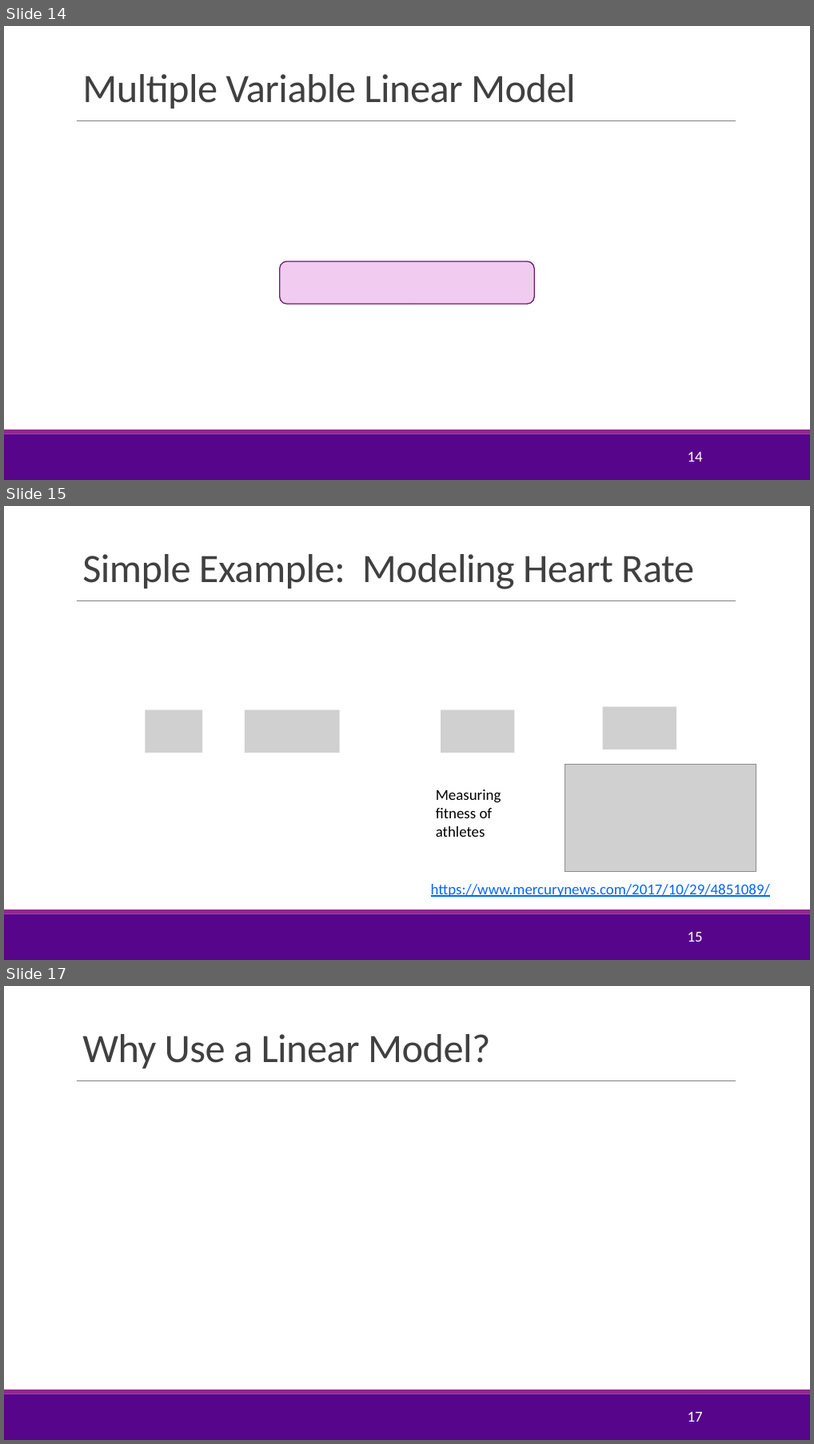
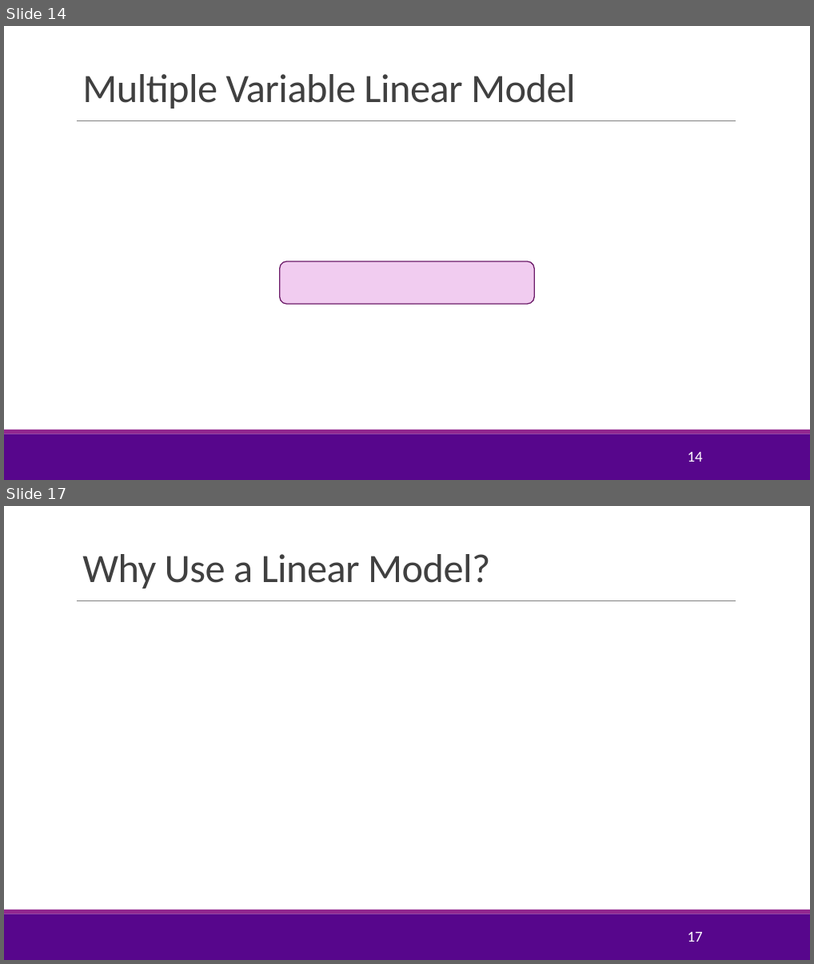
Before and after one commit to sdrangan/introml, a slide deck: lectures/Lect03_MultLinRegression.pptx. Shown one above the other, each under a label of ours: slides 14, 15 and 17 before the commit, slides 14 and 17 after it; the slides between them are not shown. The pictures are 814x1444 and 814x964 pixels, drawn with LibreOffice and Linux fonts; fonts in the diff are those of the drawing; grey boxes stand for pictures; background and template pictures are left out. Boxes give left, top, right and bottom in pixels: in the first picture for what was removed or moved away, otherwise in the second. Text is boxed around its words. In the diff, an @@ line names an element or a change of style, - is before the commit and + after.

```diff
--- a/lectures/Lect03_MultLinRegression.pptx
+++ b/lectures/Lect03_MultLinRegression.pptx
@@ slide 15 removed at bbox=[4, 506, 810, 960], background #FFFFFF; not listed: 3 template elements that a slide beside it also shows @@
@@ title removed at bbox=[82, 554, 694, 589] @@
-Simple Example: Modeling Heart Rate
@@ picture removed at bbox=[145, 710, 202, 753] @@
@@ picture removed at bbox=[245, 710, 340, 753] @@
@@ picture removed at bbox=[441, 710, 514, 753] @@
@@ picture removed at bbox=[603, 707, 677, 750] @@
@@ picture removed at bbox=[566, 764, 756, 872] @@
@@ text removed at bbox=[436, 789, 502, 836] @@
-Measuring fitness of athletes
@@ text removed at bbox=[431, 884, 770, 896] @@
-https://www.mercurynews.com/2017/10/29/4851089/
@@ page number removed at bbox=[688, 932, 703, 941] @@
-15
```
Also in this commit, not shown: 9 slides changed, 2 slides added, 10 other files.
